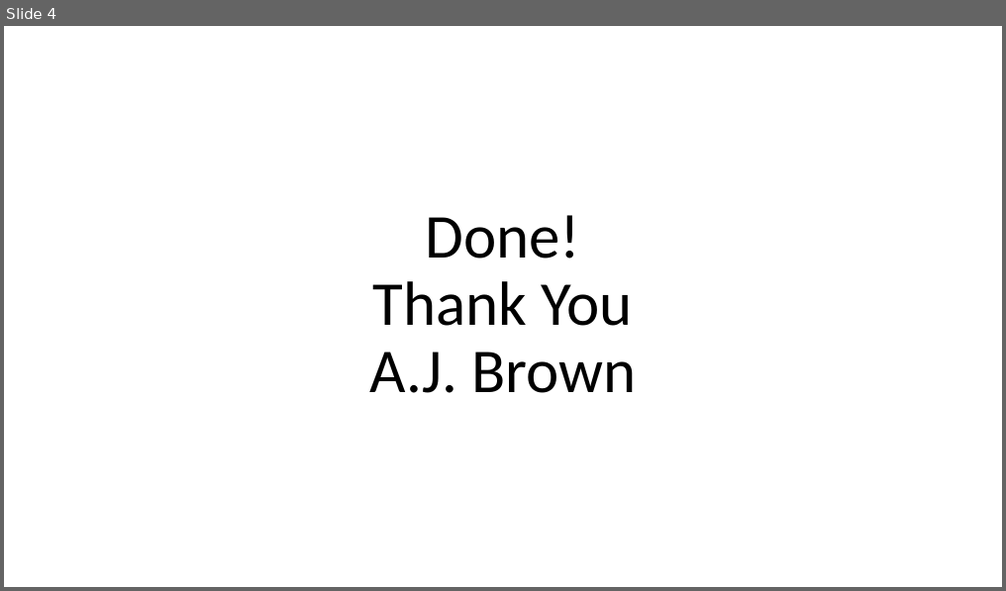
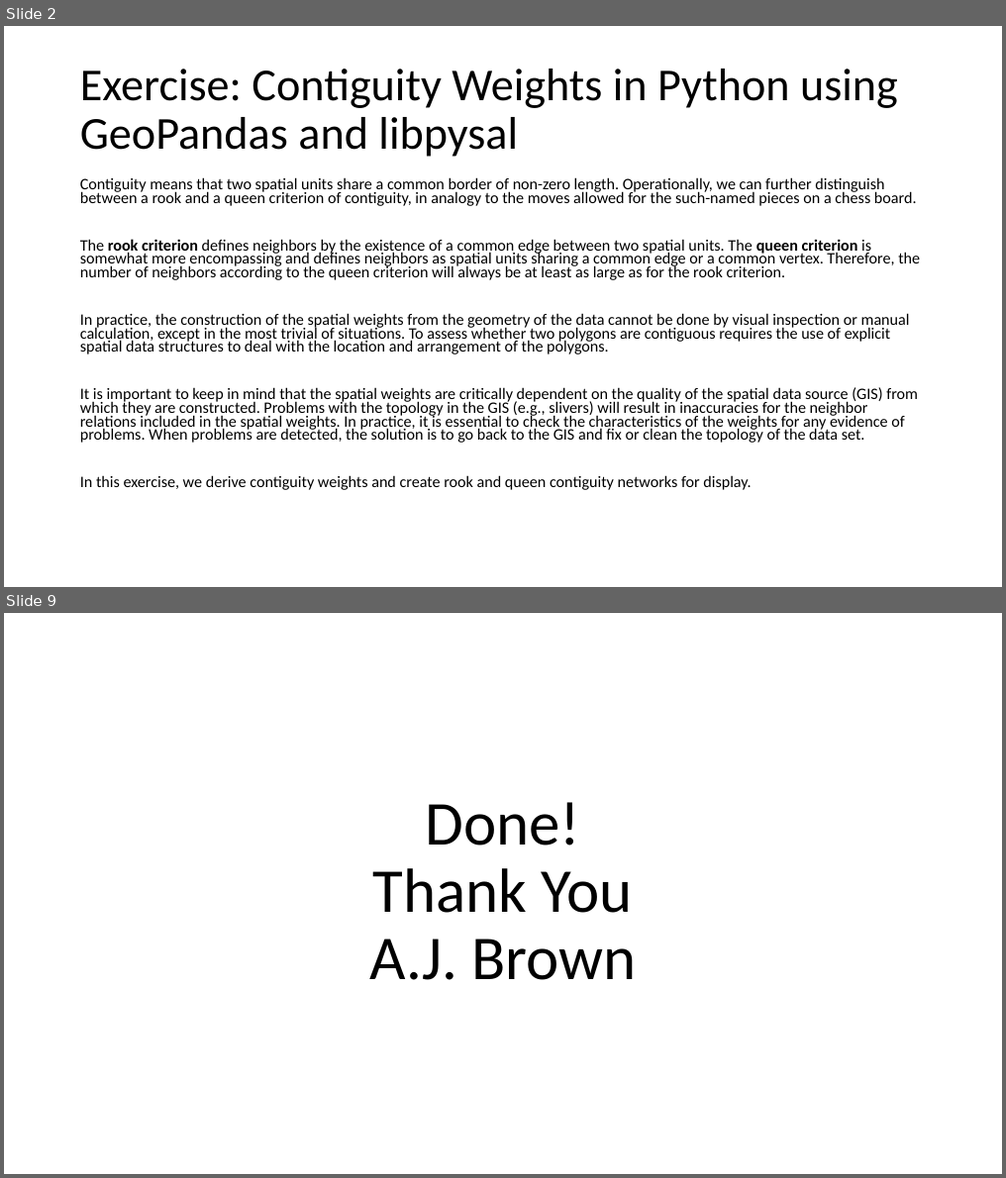
Before and after one commit to ansleybrown1337/WR514-GIS-Exercises, a slide deck: Exercise-7/Exercise-7_AJB.pptx. Shown one above the other, each under a label of ours: slide 4 before the commit, slides 2 and 9 after it; the slides between them are not shown. The pictures are 1006x591 and 1006x1178 pixels, drawn with LibreOffice and Linux fonts; fonts in the diff are those of the drawing. Boxes give left, top, right and bottom in pixels: in the first picture for what was removed or moved away, otherwise in the second. Text is boxed around its words. In the diff, an @@ line names an element or a change of style, - is before the commit and + after.

Commit message:
more exercises
added up to exercise 9

```diff
--- a/Exercise-7/Exercise-7_AJB.pptx
+++ b/Exercise-7/Exercise-7_AJB.pptx
@@ slide 2 added at (x1=4, y1=26, x2=1002, y2=587), background #FFFFFF @@
@@ title added at (x1=80, y1=69, x2=898, y2=157), 44 pt, text #000000 @@
+Exercise: Contiguity Weights in Python using GeoPandas and libpysal
@@ text added at (x1=80, y1=177, x2=920, y2=490), 15.4 pt, text #000000 @@
+Contiguity means that two spatial units share a common border of non-zero length. Operationally, we can further distinguish between a rook and a queen criterion of contiguity, in analogy to the moves allowed for the such-named pieces on a chess board.
+The rook criterion defines neighbors by the existence of a common edge between two spatial units. The queen criterion is somewhat more encompassing and defines neighbors as spatial units sharing a common edge or a common vertex. Therefore, the number of neighbors according to the queen criterion will always be at least as large as for the rook criterion.
+In practice, the construction of the spatial weights from the geometry of the data cannot be done by visual inspection or manual calculation, except in the most trivial of situations. To assess whether two polygons are contiguous requires the use of explicit spatial data structures to deal with the location and arrangement of the polygons.
+It is important to keep in mind that the spatial weights are critically dependent on the quality of the spatial data source (GIS) from which they are constructed. Problems with the topology in the GIS (e.g., slivers) will result in inaccuracies for the neighbor relations included in the spatial weights. In practice, it is essential to check the characteristics of the weights for any evidence of problems. When problems are detected, the solution is to go back to the GIS and fix or clean the topology of the data set.
+In this exercise, we derive contiguity weights and create rook and queen contiguity networks for display.
@@ what was slide 4 is now slide 9 @@
```
Also in this commit, not shown: 2 slides changed, 5 other slides added, 1 slide removed, 17 other files.
